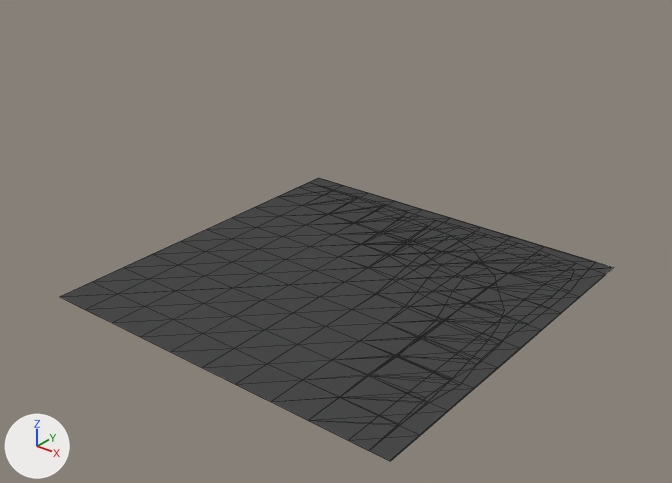
The glTF model engine/bin/testEngine/writable/assets/asset_src/tile/tileset_2.glb: old version first, new version second.
The view is the same before and after, from a 50 mm camera at (2.57, -3.28, 2.24) aimed at (0.03, -0.11, 0.28). Arrows for +X, +Y and +Z are at lower left; the lights stay in place. The older version comes first. Mesh edges are drawn as thin lines. Vertices at exactly the same position are counted once.

In view in the first picture: '000-base', '001-angolo', '002-bordo-doppio', '004-full', '005-bordo-singolo-su', '006-bordo-singolo-dx'.
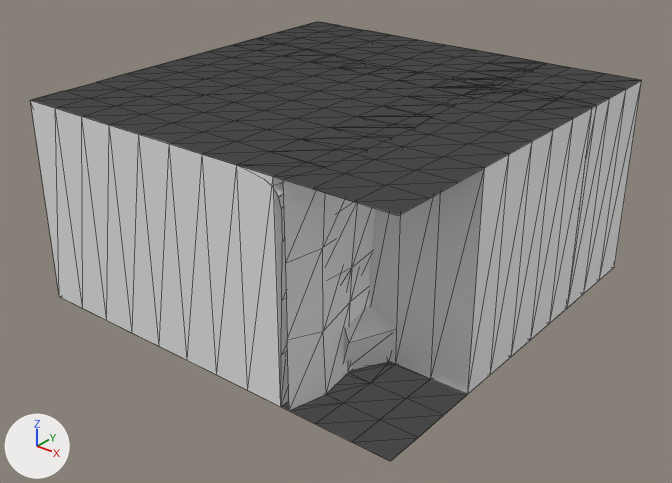
The change, as a diff of the scene's bpy script:
```diff
--- a/engine/bin/testEngine/writable/assets/asset_src/tile/tileset_2.glb.py
+++ b/engine/bin/testEngine/writable/assets/asset_src/tile/tileset_2.glb.py
@@ me_005_bordo_singolo_su @@
 # used by ob_005_bordo_singolo_su; location = (0.0, 0.0, 0.0)
-me_005_bordo_singolo_su.from_pydata(...)  # 110 vertices, 180 faces; spans x -1.0..1.0, y -1.0..0.95, z 0.0
+me_005_bordo_singolo_su.from_pydata(...)  # 200 vertices, 346 faces; spans x -1.0..1.0, y -1.0..1.0, z -0.01..1.0
+# me_005_bordo_singolo_su part 1: 110 vertices removed from x -1.0..1.0, y -1.0..0.95, z 0.0; 200 vertices added at x -1.0..1.0, y -1.0..1.0, z -0.01..1.0
@@ me_006_bordo_singolo_dx @@
 # used by ob_006_bordo_singolo_dx; location = (0.0, 0.0, 0.0)
-me_006_bordo_singolo_dx.from_pydata(...)  # 110 vertices, 180 faces; spans x -1.0..0.94, y -1.0..1.0, z 0.0
+me_006_bordo_singolo_dx.from_pydata(...)  # 184 vertices, 316 faces; spans x -1.0..1.0, y -1.0..1.0, z 0.0..1.0
+# me_006_bordo_singolo_dx part 2: 110 vertices removed from x -1.0..0.94, y -1.0..1.0, z 0.0; 184 vertices added at x -1.0..1.0, y -1.0..1.0, z 0.0..1.0
@@ me_bordo_doppio @@
 # used by ob_002_bordo_doppio; location = (0.0, 0.0, 0.0)
-me_bordo_doppio.from_pydata(...)  # 100 vertices, 162 faces; spans x -1.0..0.92, y -1.0..0.92, z 0.0
+me_bordo_doppio.from_pydata(...)  # 159 vertices, 270 faces; spans x -1.0..1.0, y -1.0..1.0, z 0.0..1.0
+# me_bordo_doppio part 3: 100 vertices removed from x -1.0..0.92, y -1.0..0.92, z 0.0; 159 vertices added at x -1.0..1.0, y -1.0..1.0, z 0.0..1.0
@@ me_angolo @@
 # used by ob_001_angolo; location = (0.0, 0.0, 0.0)
-me_angolo.from_pydata(...)  # 100 vertices, 162 faces; spans x -1.0..0.9, y -1.0..0.9, z 0.0
+me_angolo.from_pydata(...)  # 261 vertices, 467 faces; spans x -1.0..1.0, y -1.0..1.0, z -0.01..1.0
+# me_angolo part 4: 100 vertices removed from x -1.0..0.9, y -1.0..0.9, z 0.0; 261 vertices added at x -1.0..1.0, y -1.0..1.0, z -0.01..1.0
@@ me_004_full @@
 # used by ob_004_full; location = (0.0, 0.0, 0.0)
-me_004_full.from_pydata(...)  # 4 vertices, 2 faces; spans x -1.0..1.0, y -1.0..1.0, z 0.0
+me_004_full.from_pydata(...)  # 4 vertices, 2 faces; spans x -1.0..1.0, y -1.0..1.0, z 1.0
+# me_004_full part 5: the whole mesh is moved by (0.0, 0.0, 1.0)
@@ me_plane @@
+me_plane.from_pydata(...)  # 188 vertices, 330 faces; spans x -1.0..1.0, y -1.0..1.0, z 0.0..1.0
@@ ob_007_strano @@
+ob_007_strano = bpy.data.objects.new('007-strano', me_plane)
+ob_007_strano.location = (0.0, 0.0, 0.0)
```

Boxes [x1, y1, x2, y2] around the edits, measured in the pictures (672 x 483 px):
'007-strano', added: after [30, 35, 642, 442]
'006-bordo-singolo-dx', reshaped: before [272, 178, 596, 448]; after [123, 22, 544, 442]
'004-full', mesh moved: before [63, 178, 613, 460]; after [35, 22, 637, 214]
'005-bordo-singolo-su', reshaped: before [94, 183, 606, 461]; after [123, 38, 593, 120]
'002-bordo-doppio', reshaped: before [60, 184, 574, 447]; after [277, 41, 595, 215]
'001-angolo', reshaped: before [126, 184, 504, 450]; after [236, 69, 464, 459]
